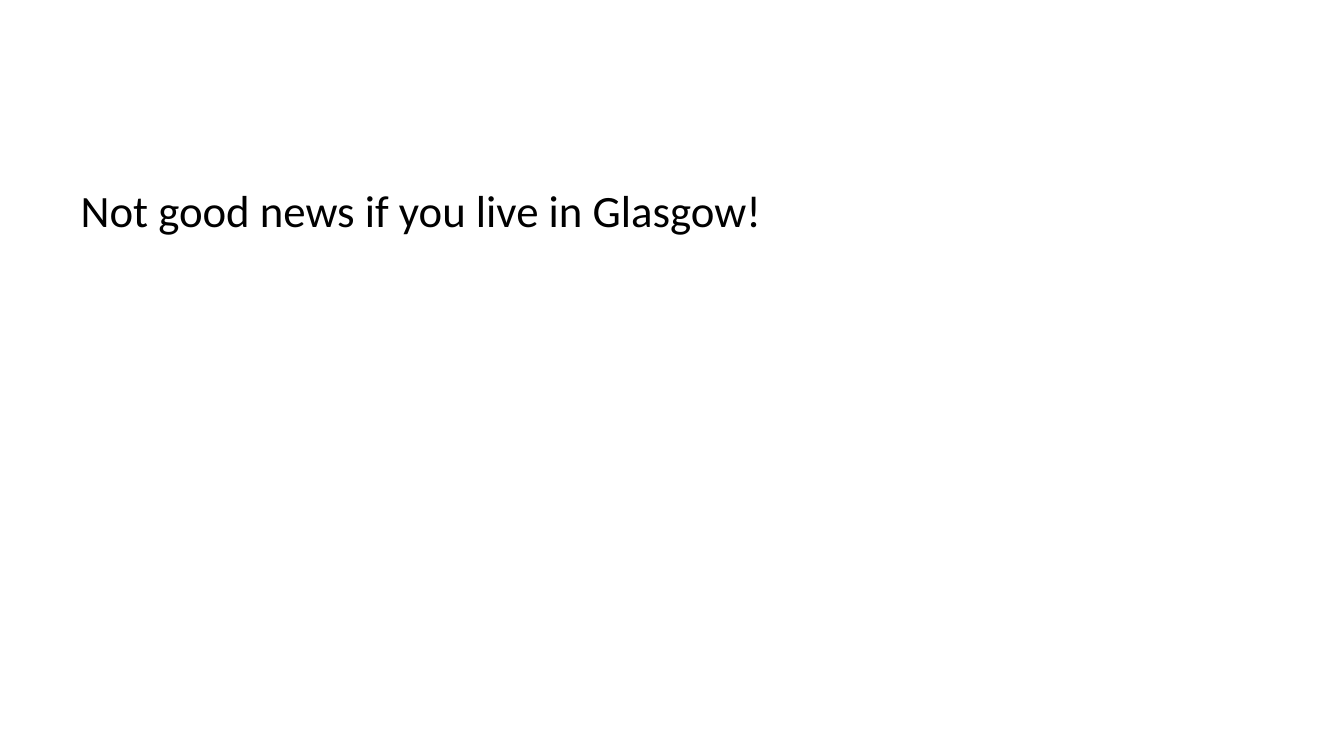
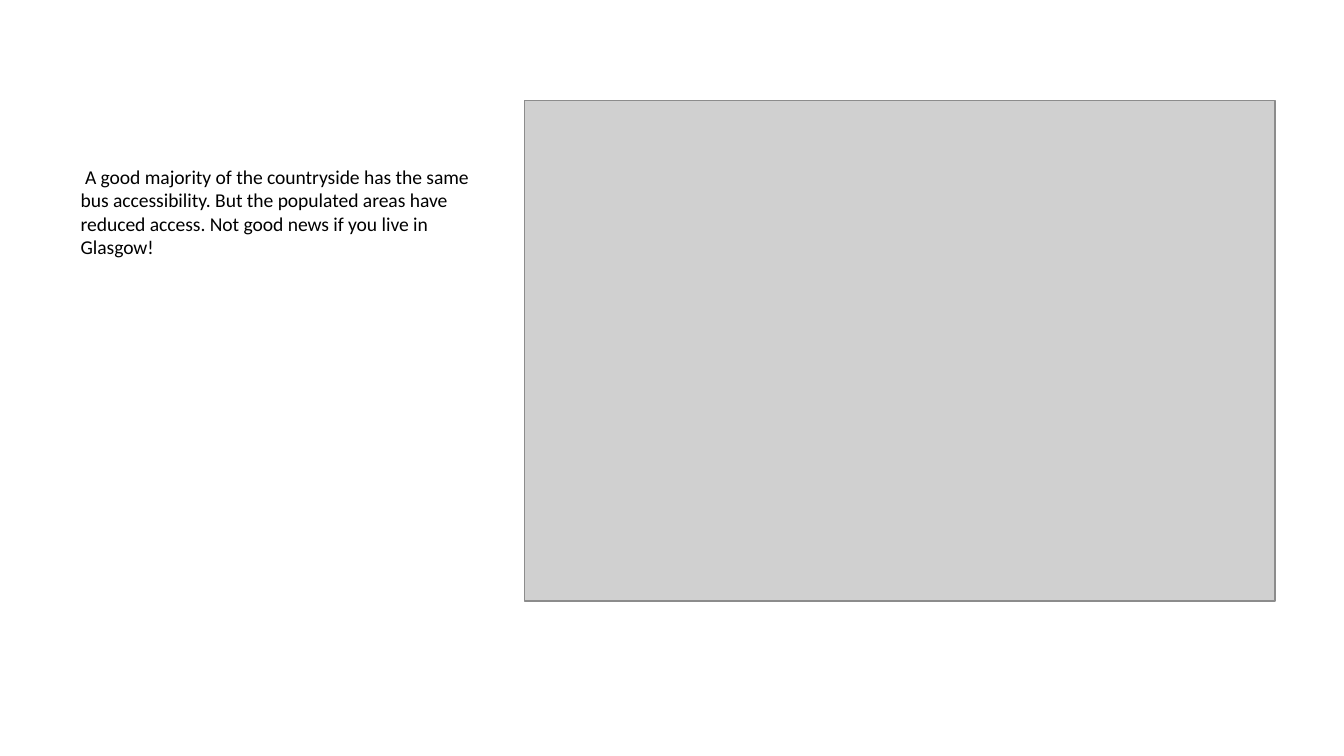
Before and after one commit to SamAllwood/Scotland_Bus_Access, a slide deck: slide 4 of slides.pptx (slide 5 before the commit). Drawn at 1344x756 pixels with LibreOffice and Linux fonts; fonts in the diff are those of the drawing; grey boxes stand for pictures. Boxes give left, top, right and bottom in pixels: in the first picture for what was removed or moved away, otherwise in the second. Text is boxed around its words. In the diff, an @@ line names an element or a change of style, - is before the commit and + after.

```diff
--- a/slides.pptx
+++ b/slides.pptx
@@ picture added at [524, 101, 1274, 601] @@
@@ text at [81, 170, 468, 258]: text changed; size 24 to 10.5 pt @@
-Not good news if you live in Glasgow!
+A good majority of the countryside has the same bus accessibility. But the populated areas have reduced access. Not good news if you live in Glasgow!
```
Also in this commit, not shown: 1 other slide changed, 1 slide added, 2 slides removed.
